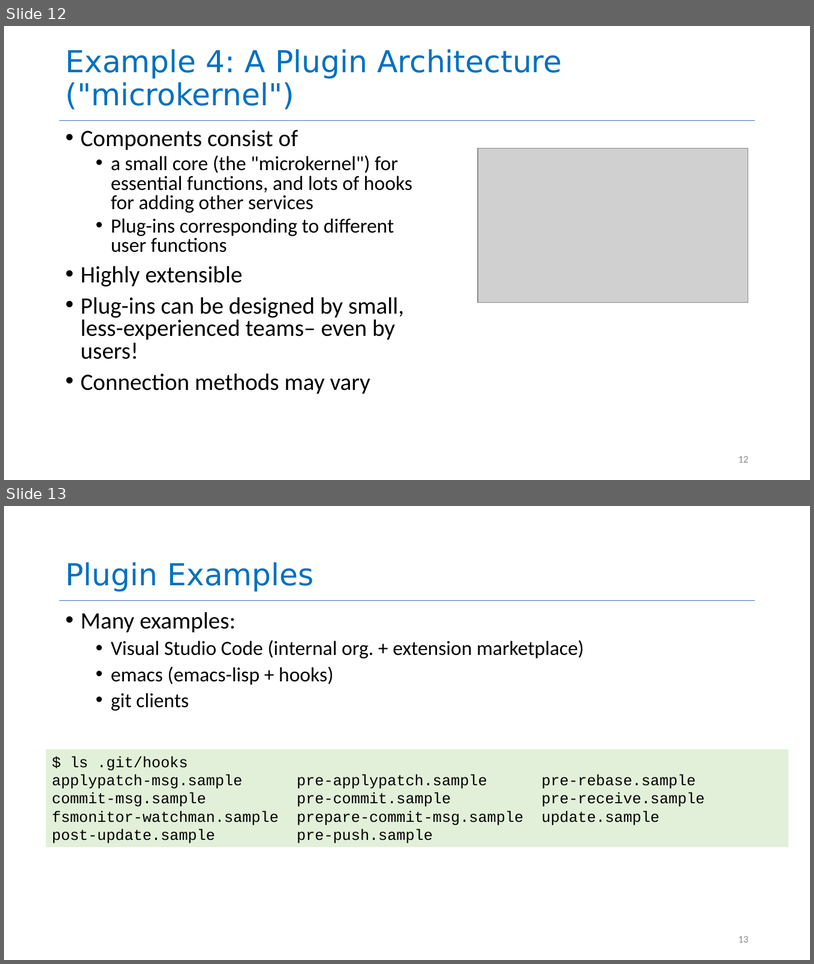
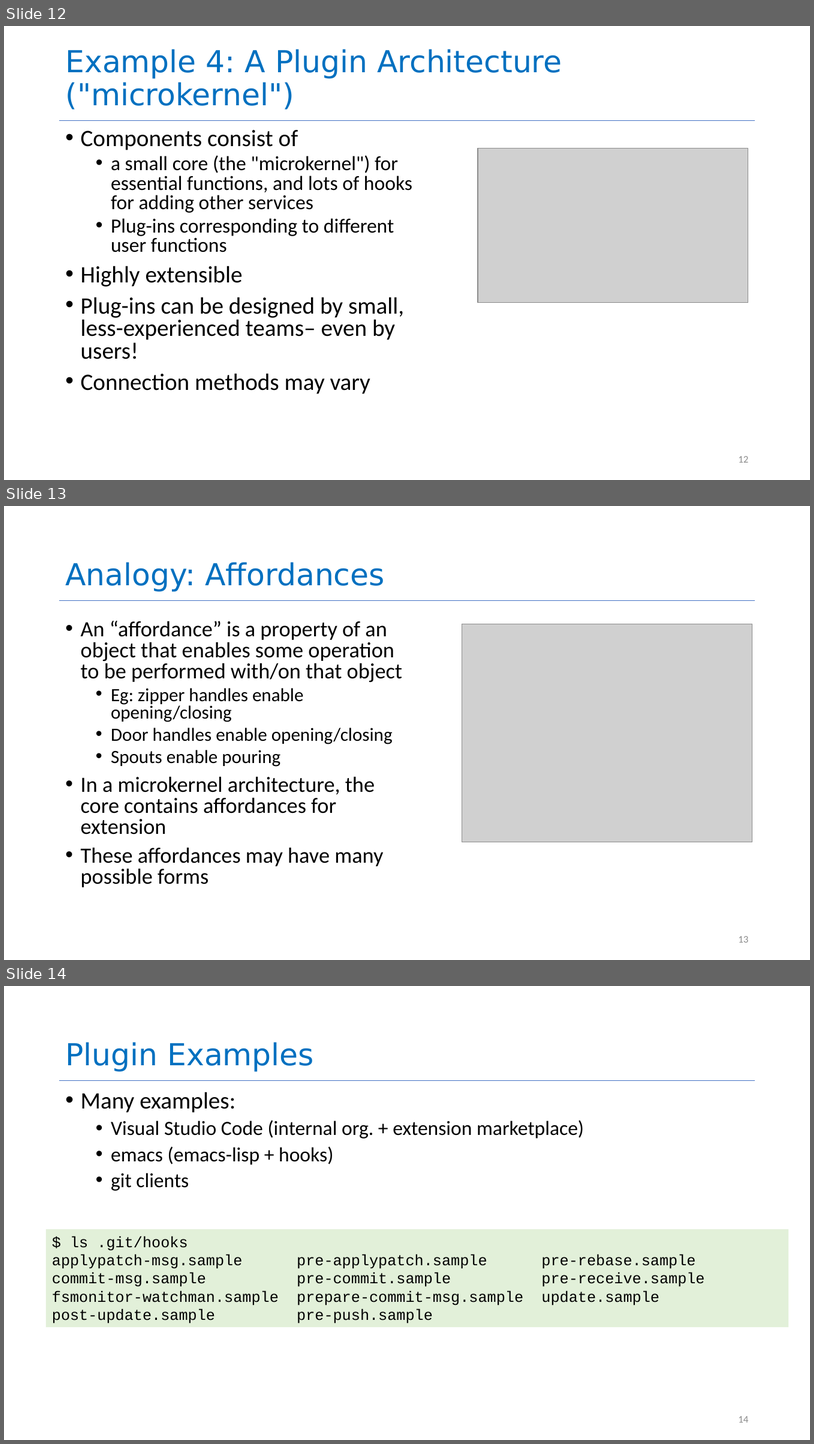
Before and after one commit to neu-se/CS4530-Spring-2022, a slide deck: Slides/Lesson 2.2 The Architectural Scale.pptx. Shown one above the other, each under a label of ours: slides 12 and 13 before the commit, slides 12, 13 and 14 after it. The pictures are 814x964 and 814x1444 pixels, drawn with LibreOffice and Linux fonts; fonts in the diff are those of the drawing; grey boxes stand for pictures. Boxes give left, top, right and bottom in pixels: in the first picture for what was removed or moved away, otherwise in the second. Text is boxed around its words. In the diff, an @@ line names an element or a change of style, - is before the commit and + after.

```diff
--- a/Slides/Lesson 2.2 The Architectural Scale.pptx
+++ b/Slides/Lesson 2.2 The Architectural Scale.pptx
@@ slide 13 added at bbox=[4, 506, 810, 960], background #FFFFFF; not listed: 1 template element that a slide beside it also shows @@
@@ title added at bbox=[65, 562, 384, 592], 36 pt, text #0070C0 @@
+Analogy: Affordances
@@ text added at bbox=[81, 621, 402, 887], 25.9 pt, text #000000 @@
+• An “affordance” is a property of an object that enables some operation to be performed with/on that object
+  • Eg: zipper handles enable opening/closing
+  • Door handles enable opening/closing
+  • Spouts enable pouring
+• In a microkernel architecture, the core contains affordances for extension
+• These affordances may have many possible forms
@@ picture added at bbox=[462, 624, 753, 842] @@
@@ page number added at bbox=[738, 936, 749, 942], 12 pt, text #8C8C8C @@
+13
@@ what was slide 13 is now slide 14 @@
@@ page number at bbox=[738, 1416, 749, 1422]: text changed @@
-13
+14
```
Also in this commit, not shown: 3 slides changed.
